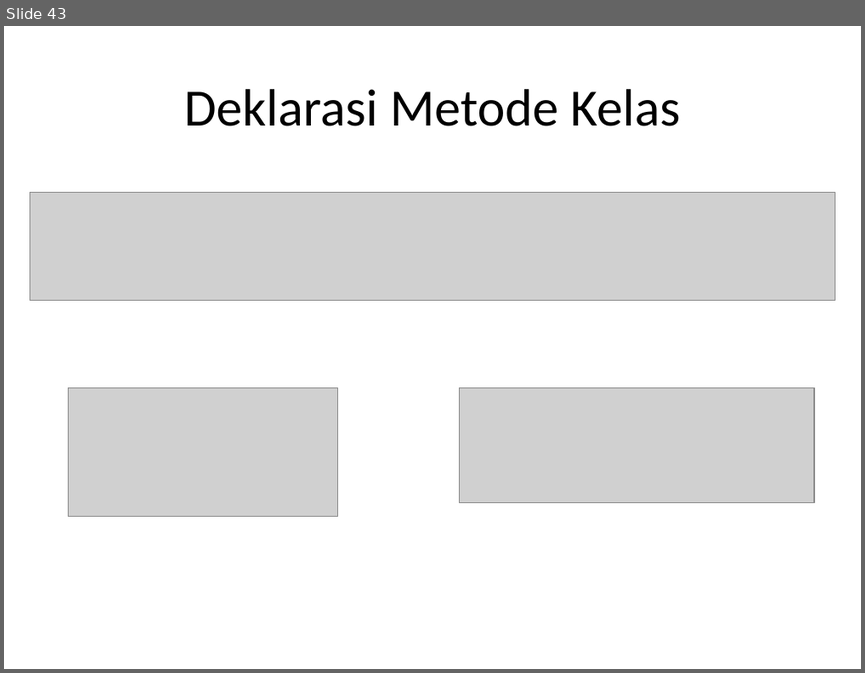
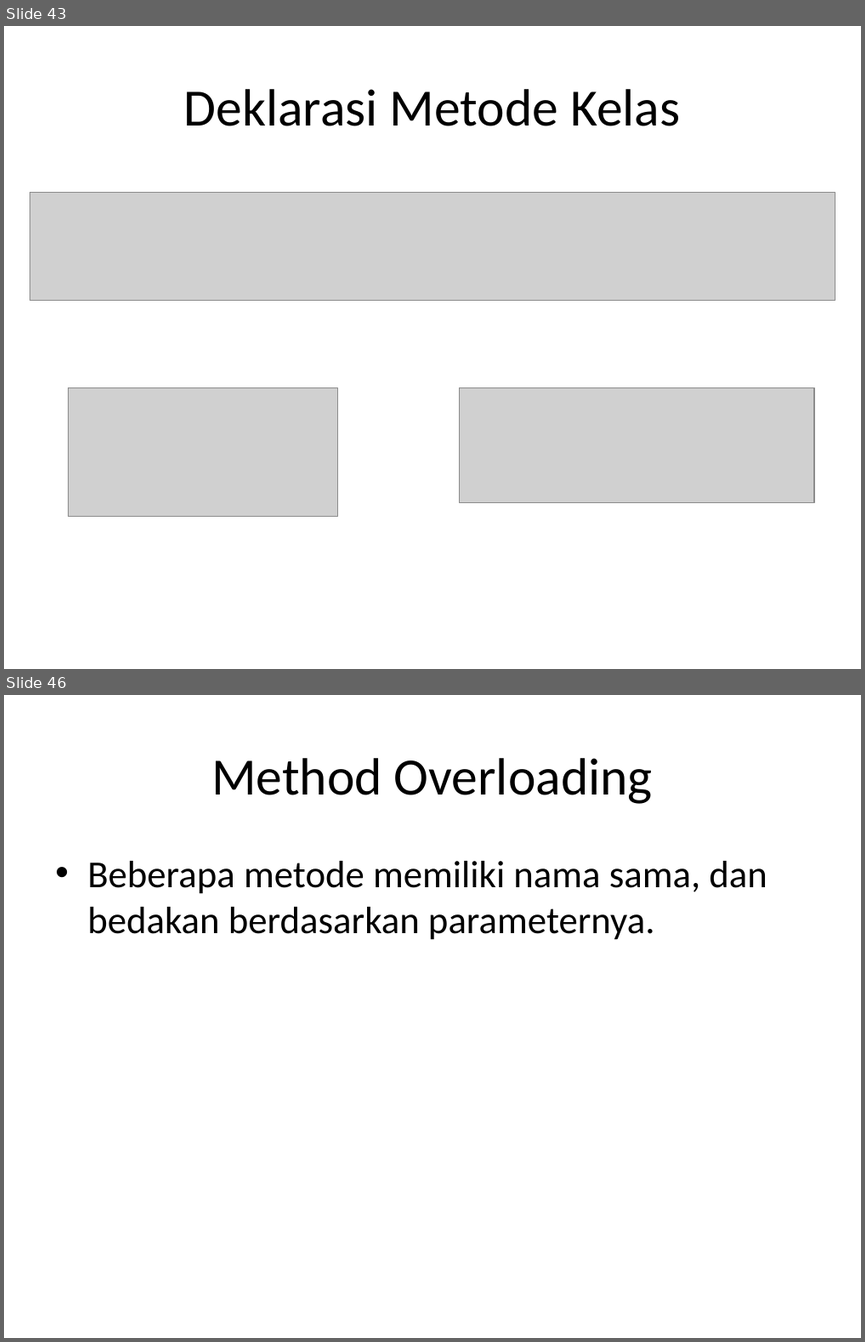
Before and after one commit to milhcbt/oot-aide, a slide deck: src/main/resources/Dasar-Dasar Pemograman Java.pptx. Shown one above the other, each under a label of ours: slide 43 before the commit, slides 43 and 46 after it; the slides between them are not shown. The pictures are 865x673 and 865x1342 pixels, drawn with LibreOffice and Linux fonts; fonts in the diff are those of the drawing; grey boxes stand for pictures. Boxes give left, top, right and bottom in pixels: in the first picture for what was removed or moved away, otherwise in the second. Text is boxed around its words. In the diff, an @@ line names an element or a change of style, - is before the commit and + after.

```diff
--- a/src/main/resources/Dasar-Dasar Pemograman Java.pptx
+++ b/src/main/resources/Dasar-Dasar Pemograman Java.pptx
@@ slide 46 added at (4, 695, 861, 1338), background #FFFFFF @@
@@ title added at (211, 758, 653, 804), 44 pt, text #000000 @@
+Method Overloading
@@ text added at (87, 861, 767, 940), 32 pt, text #000000 @@
+• Beberapa metode memiliki nama sama, dan bedakan berdasarkan parameternya.
```
Also in this commit, not shown: 3 other slides added, 1 other file.
